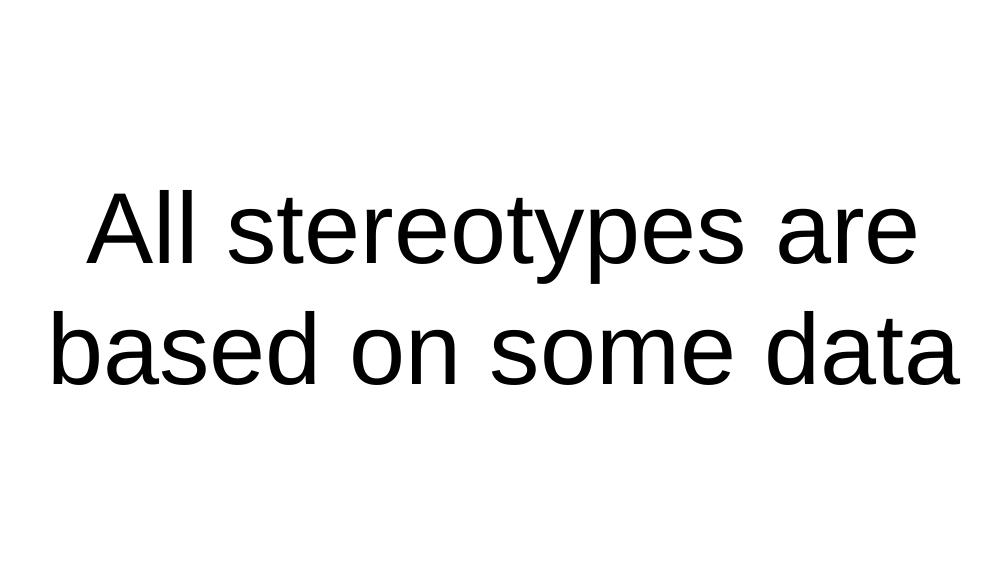
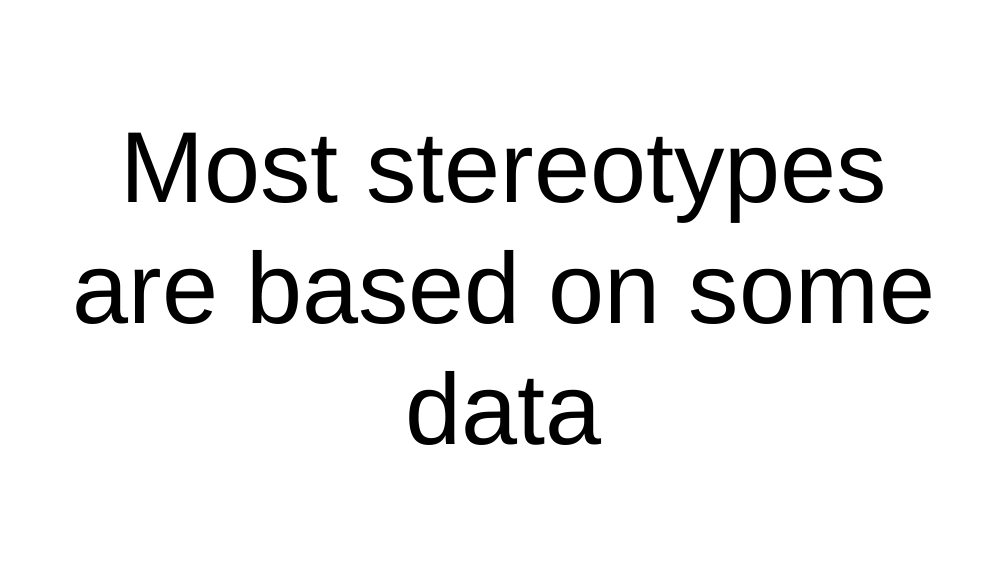
Before and after one commit to dssg/mlforpublicpolicylab, a slide deck: slide 11 of Lectures/17b-EthicsOverview.pptx. Drawn at 1008x567 pixels with LibreOffice and Linux fonts; fonts in the diff are those of the drawing. Boxes give left, top, right and bottom in pixels: in the first picture for what was removed or moved away, otherwise in the second. Text is boxed around its words. In the diff, an @@ line names an element or a change of style, - is before the commit and + after.

```diff
--- a/Lectures/17b-EthicsOverview.pptx
+++ b/Lectures/17b-EthicsOverview.pptx
@@ title at box(73, 132, 935, 445): text changed @@
-All stereotypes are based on some data
+Most stereotypes are based on some data
```
Also in this commit, not shown: 1 other slide changed.
